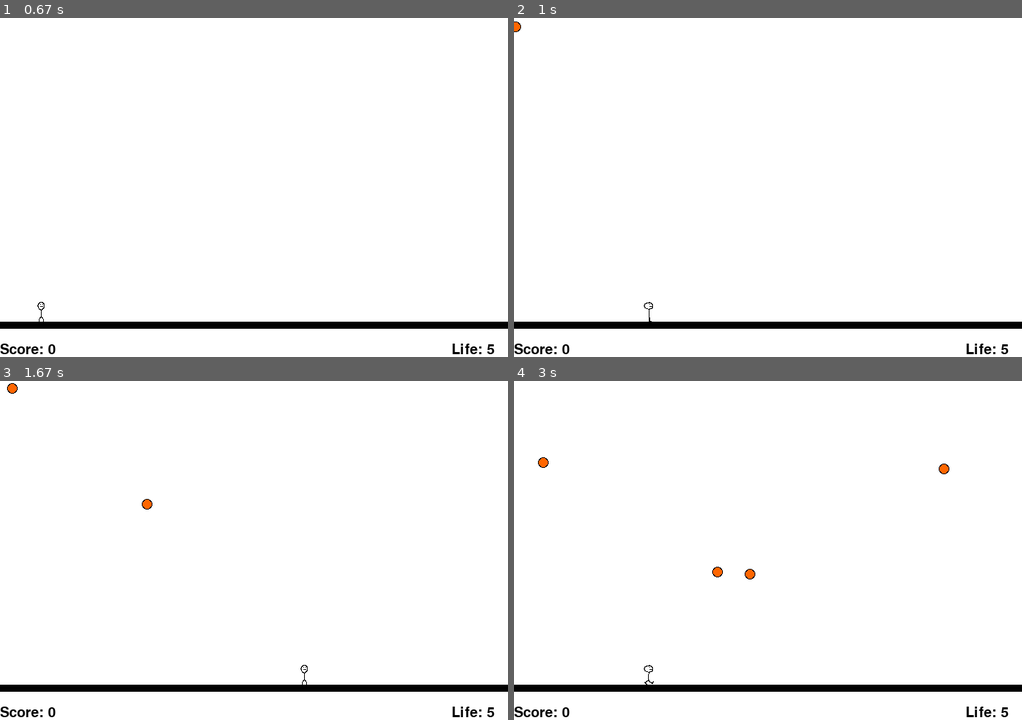
Above: before the commit, frames 1-4 (two rows, left to right).
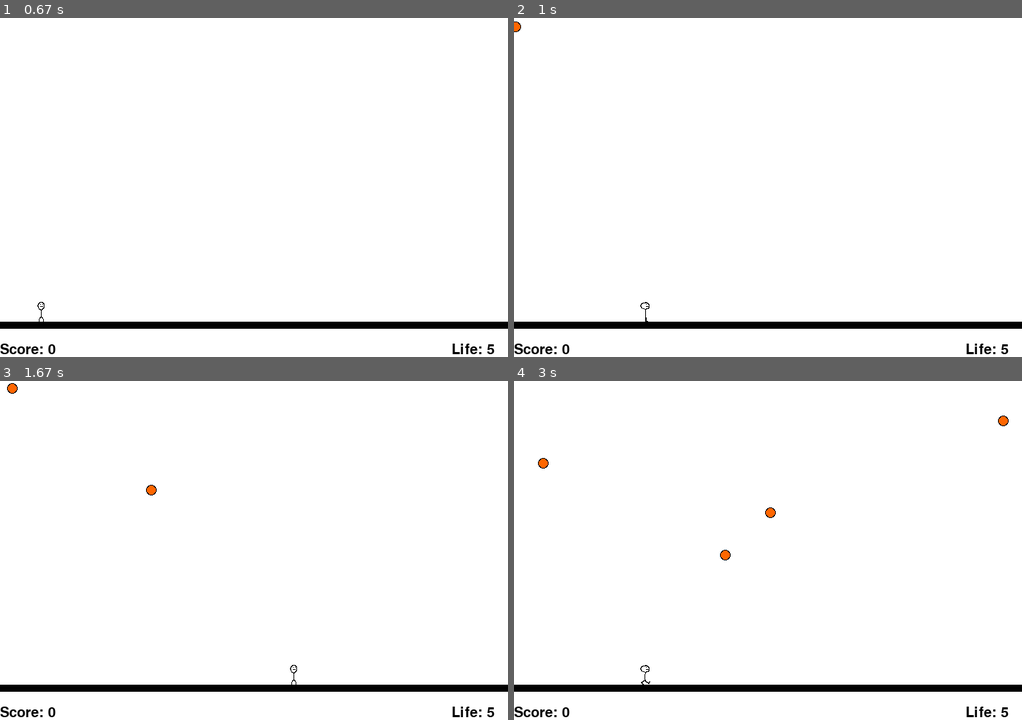
Above: after the commit, the same moments.

Repository: curtisxk38/pygame-DodgeGame
Game: pygame game, started from main.py
Same seed, same stepped clock (60 frames per second), same inputs: the game is played once before the commit and once after it.
Inputs (mouse positions are in pixels of both pictures, inside the frame that each line leads up to):
- Up to frame 1 (0.67 s): click "Start" at 0.38 s
- Up to frame 2 (1 s): hold Right from 0.67 s (still down); move the mouse to (747, 201) at 0.7 s
- Up to frame 3 (1.67 s): release Right at 1.13 s; hold Right 1.17-1.63 s
- Up to frame 4 (3 s): hold Left 1.67-2.2 s; hold Left 2.23-2.63 s; hold Right from 2.67 s (still down)

Frame 1 is identical in both runs. In frame 2, less than 0.1% of the frame differs, in the area x 24-28%, y 83-90%; in frame 3, 0.1%; in frame 4, 0.4%, in the area x 4-98%, y 10-90%.

Commit message:
bandaid fix for timestep problem with new main loop

Diff:
--- a/game.py
+++ b/game.py
@@ -115,7 +115,7 @@
             if pressed_keys[key]:
                 change.add_vector(self.DIRECT_DICT[key])
         self.change_direction(change)
-        frame_speed = self.speed * dt
+        frame_speed = self.speed * .016 # *dt
         change.multiply_by_scalar(frame_speed)
         self.move.add_vector(change)
         self.rect.center = self.move.x, self.move.y
@@ -151,7 +151,7 @@
     def update(self, dt):
         self.velocity.add_vector(vector.Vector(0, .8))
         change = self.velocity
-        frame_speed = 60 * dt
+        frame_speed = 60 * .0167
         change.multiply_by_scalar(frame_speed)
         self.move.add_vector(change)
         self.rect.center = self.move.x, self.move.y
@@ -260,7 +260,7 @@
         if life[0] > 0:
             self.ball_timer = self.make_balls(self.ball_timer)
             self.player.update(self.pressed_keys, things, dt)
-            things.update(dt)
+            things.update(.016)
             self.score_text.update("Score: " + str(score[0]))
             self.life_text.update("Life: " + str(life[0]))
             # Draw
--- a/main.py
+++ b/main.py
@@ -53,11 +53,17 @@
             self.state.get_event(event)
 
     def main_loop(self):
+
         pygame.mixer.music.play(loops=-1)
+        desired_fps = 60.0
+        ms_per_update = 1000.0 / desired_fps
+        lag = 0.0
         while not self.game_done:
-            time_delta = self.clock.tick(self.fps)/1000.0
+            lag+=self.clock.tick()
             self.event_loop()
-            self.update(time_delta)
+            while lag >= ms_per_update:
+            	self.update(0)
+            	lag -= ms_per_update
             pygame.display.update()
         pygame.mixer.music.stop()
 
